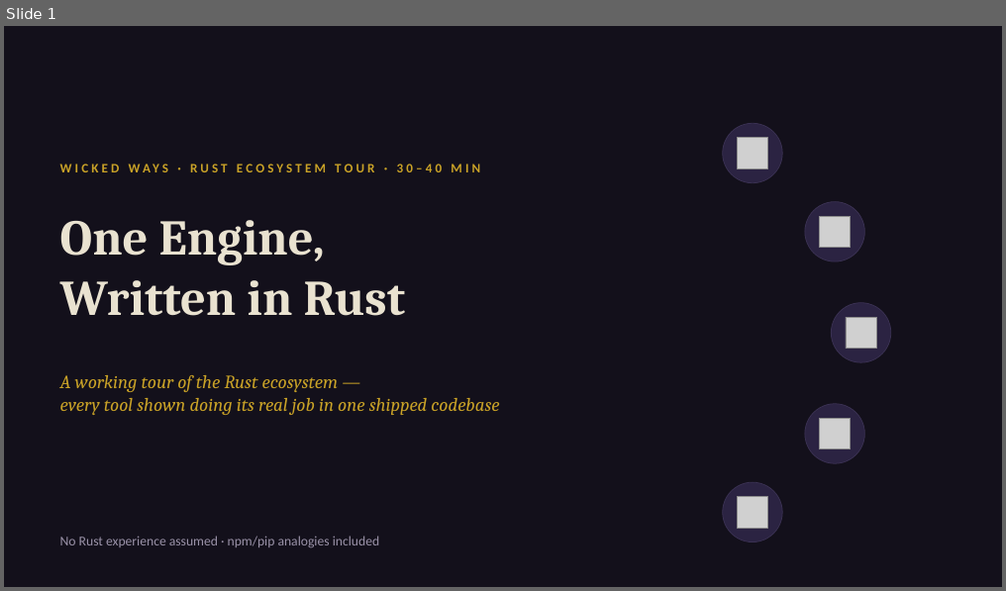
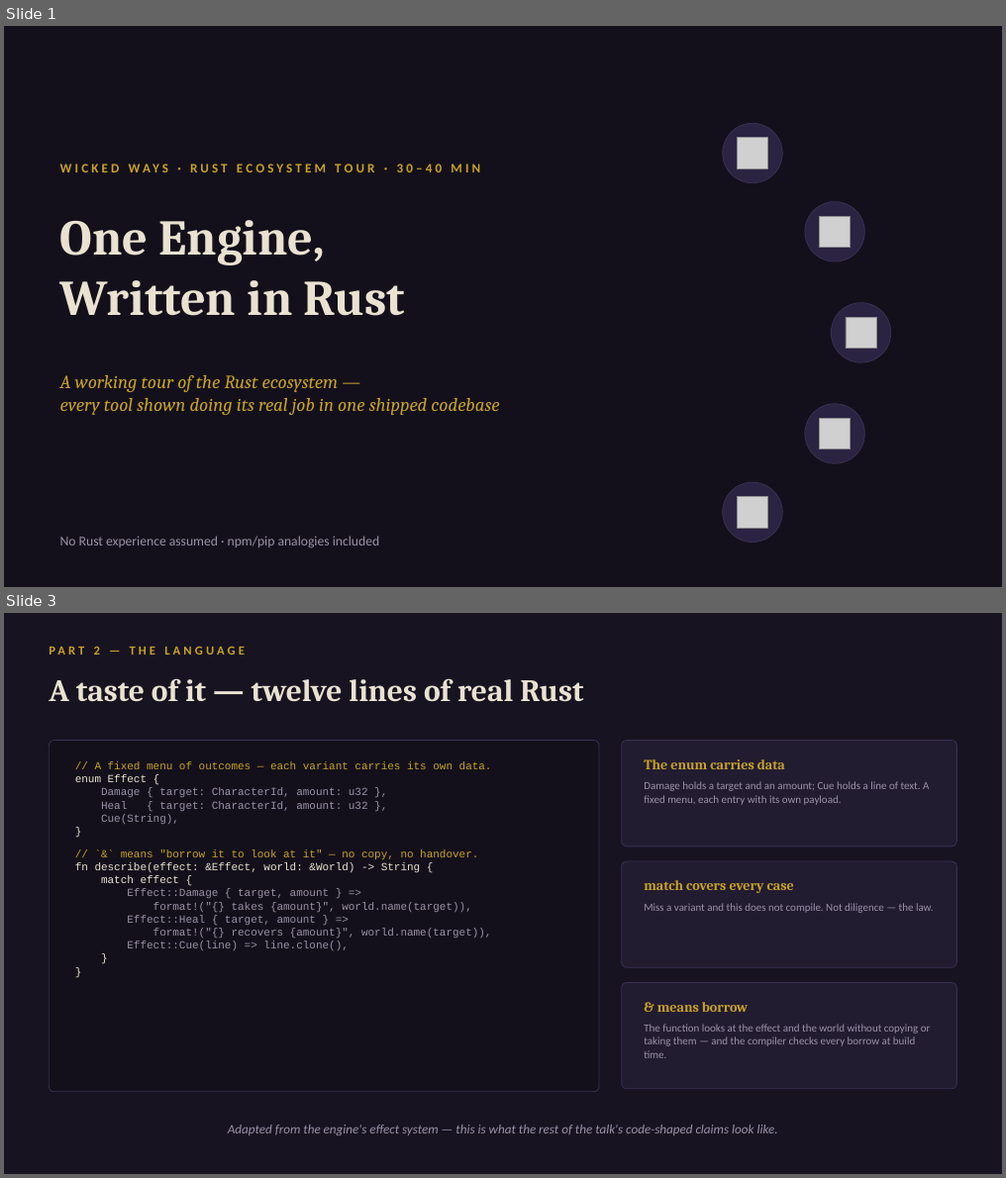
Before and after one commit to daniel0mullins/WickedWays, a slide deck: docs/talks/decks/05-rust-ecosystem.pptx. Shown one above the other, each under a label of ours: slide 1 before the commit, slides 1 and 3 after it; the slides between them are not shown. The pictures are 1006x591 and 1006x1178 pixels, drawn with LibreOffice and Linux fonts; fonts in the diff are those of the drawing; grey boxes stand for pictures. Boxes give left, top, right and bottom in pixels: in the first picture for what was removed or moved away, otherwise in the second. Text is boxed around its words. In the diff, an @@ line names an element or a change of style, - is before the commit and + after.

```diff
--- a/docs/talks/decks/05-rust-ecosystem.pptx
+++ b/docs/talks/decks/05-rust-ecosystem.pptx
@@ slide 3 added at (x1=4, y1=613, x2=1002, y2=1174), background #171321 @@
@@ text added at (x1=94, y1=647, x2=100, y2=655), 12 pt, text #C9A227, bold @@
+PART 2 — THE LANGUAGE
@@ text added at (x1=49, y1=678, x2=583, y2=702), 30 pt, text #E9E2D0, bold @@
+A taste of it — twelve lines of real Rust
@@ rounded rectangle added at (x1=49, y1=741, x2=599, y2=1092), fill #13101B, outline #3A3152 0.75 pt @@
@@ rounded rectangle added at (x1=622, y1=741, x2=957, y2=847), fill #221C31, outline #3A3152 0.75 pt @@
@@ text added at (x1=644, y1=760, x2=785, y2=769), 13.5 pt, text #C9A227, bold @@
+The enum carries data
@@ text added at (x1=75, y1=761, x2=492, y2=951), 10.5 pt, text #9A92A8 @@
+// A fixed menu of outcomes — each variant carries its own data.
+enum Effect {
+Damage { target: CharacterId, amount: u32 },
+Heal { target: CharacterId, amount: u32 },
+Cue(String),
+}
+// `&` means "borrow it to look at it" — no copy, no handover.
+fn describe(effect: &Effect, world: &World) -> String {
+match effect {
+Effect::Damage { target, amount } =>
+format!("{} takes {amount}", world.name(target)),
+Effect::Heal { target, amount } =>
+format!("{} recovers {amount}", world.name(target)),
+Effect::Cue(line) => line.clone(),
+}
+}
@@ text added at (x1=644, y1=781, x2=929, y2=805), 10.5 pt, text #9A92A8 @@
+Damage holds a target and an amount; Cue holds a line of text. A fixed menu, each entry with its own payload.
@@ rounded rectangle added at (x1=622, y1=861, x2=957, y2=967), fill #221C31, outline #3A3152 0.75 pt @@
@@ text added at (x1=644, y1=880, x2=794, y2=893), 13.5 pt, text #C9A227, bold @@
+match covers every case
@@ text added at (x1=644, y1=903, x2=934, y2=913), 10.5 pt, text #9A92A8 @@
+Miss a variant and this does not compile. Not diligence — the law.
@@ rounded rectangle added at (x1=622, y1=983, x2=957, y2=1089), fill #221C31, outline #3A3152 0.75 pt @@
@@ text added at (x1=644, y1=1024, x2=931, y2=1059), 10.5 pt, text #9A92A8 @@
+The function looks at the effect and the world without copying or taking them — and the compiler checks every borrow at build time.
@@ text added at (x1=657, y1=1002, x2=747, y2=1012), 13.5 pt, text #C9A227, bold @@
+& means borrow
@@ text added at (x1=228, y1=1125, x2=778, y2=1136), 12.5 pt, text #9A92A8, italic @@
+Adapted from the engine's effect system — this is what the rest of the talk's code-shaped claims look like.
```
Also in this commit, not shown: 12 slides changed, 1 other slide added, 1 other file.
